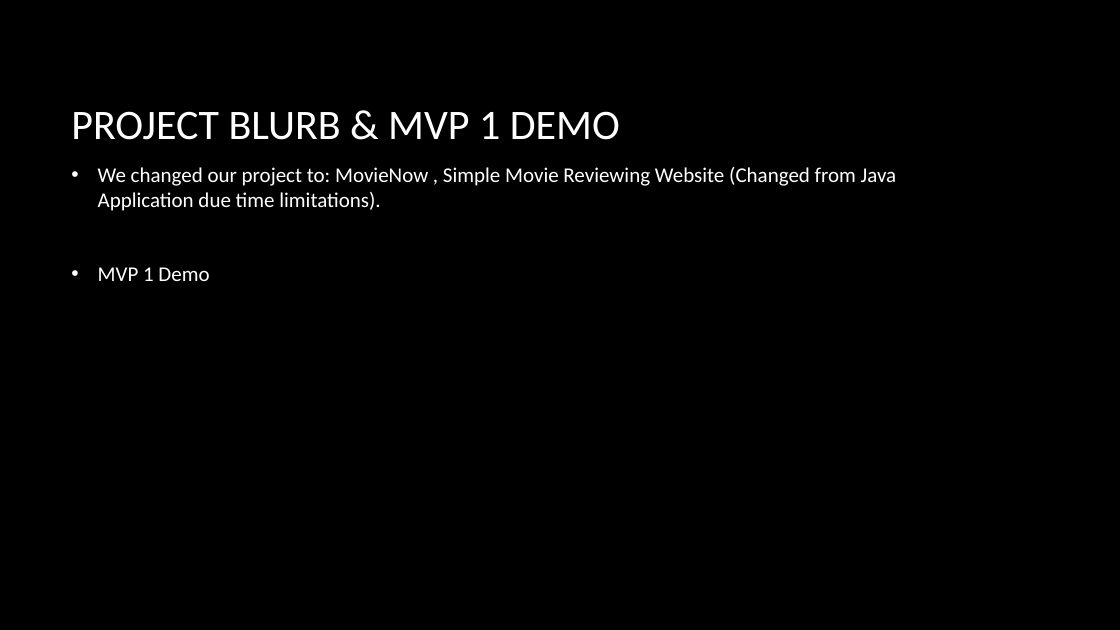
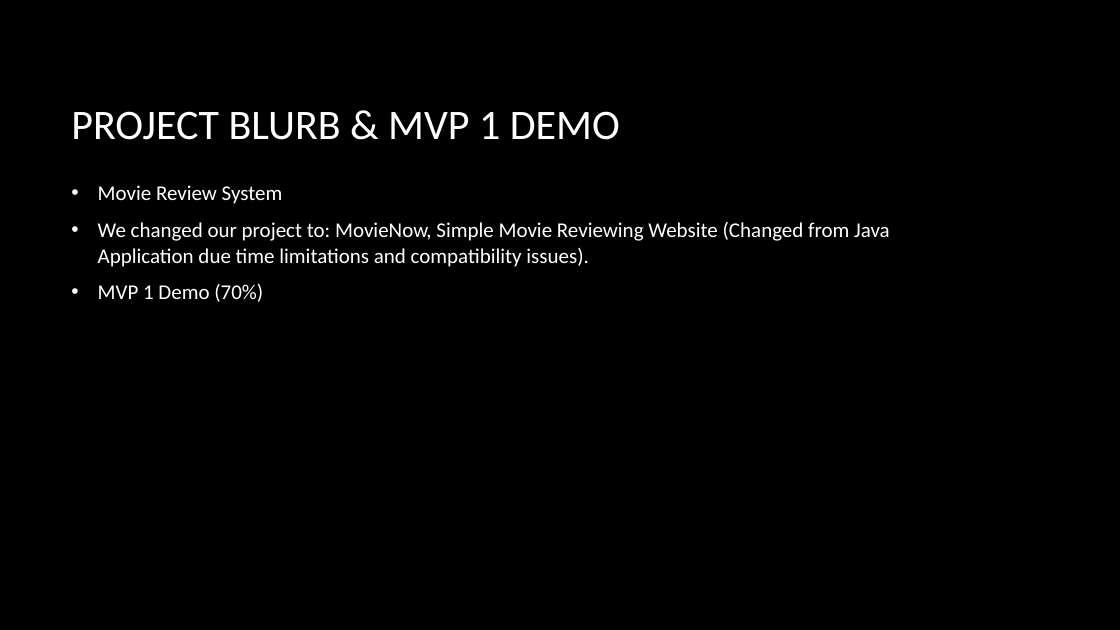
Before and after one commit to alpacamusical/Project-ENSE-374, a slide deck: slide 2 of Documentation/Milestone 3 - done.pptx. Drawn at 1120x630 pixels with LibreOffice and Linux fonts; fonts in the diff are those of the drawing; background and template pictures are left out. Boxes give left, top, right and bottom in pixels: in the first picture for what was removed or moved away, otherwise in the second. Text is boxed around its words. In the diff, an @@ line names an element or a change of style, - is before the commit and + after.

```diff
--- a/Documentation/Milestone 3 - done.pptx
+++ b/Documentation/Milestone 3 - done.pptx
@@ text at <box>98,185,890,302</box>: text changed @@
-• We changed our project to: MovieNow , Simple Movie Reviewing Website (Changed from Java Application due time limitations).
-• MVP 1 Demo
+• Movie Review System
+• We changed our project to: MovieNow, Simple Movie Reviewing Website (Changed from Java Application due time limitations and compatibility issues).
+• MVP 1 Demo (70%)
```
Also in this commit, not shown: 5 other slides changed, 1 other file.
